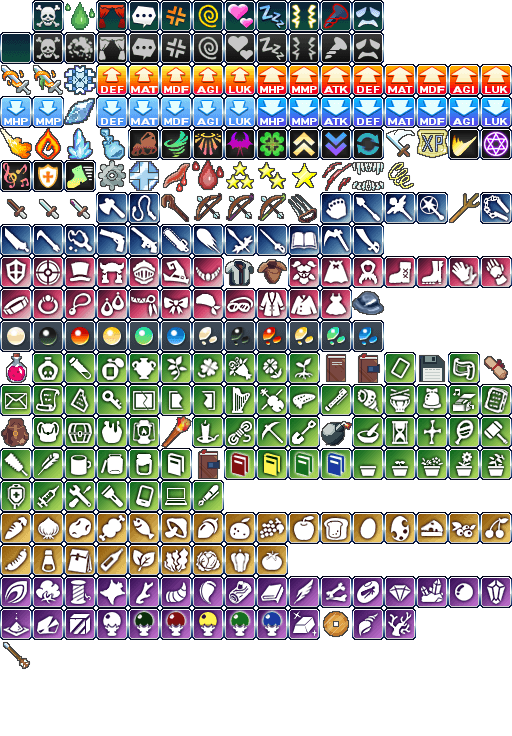
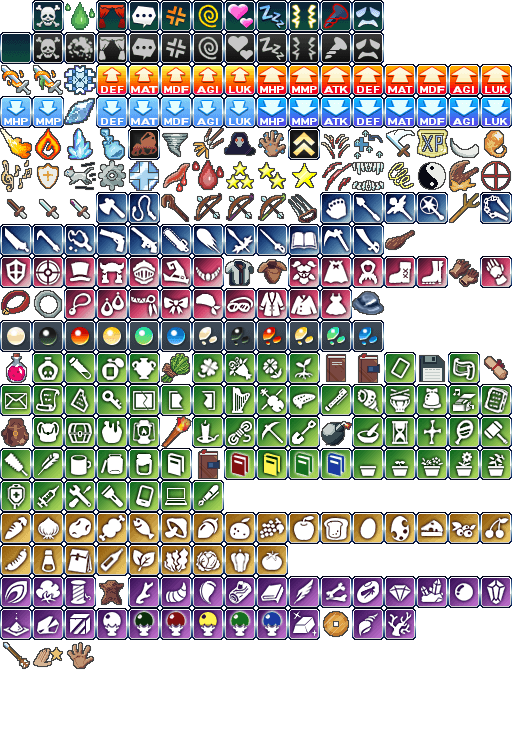
Layers edited between the first and the second 512x736 image:
added layer "First Aid" above "Leather Armour" over (x1=162, y1=354, x2=189, y2=382)
added layer "Yin Yang" above "Skill Tree" over (x1=419, y1=163, x2=445, y2=189)
added layer "Skill Tree" above "Taunt" over (x1=34, y1=648, x2=62, y2=666)
added layer "Taunt" above "Sweep" over (x1=38, y1=164, x2=58, y2=188)
added layer "Sweep" above "Pelt" over (x1=451, y1=139, x2=478, y2=157)
added layer "Pelt" above "Gloves" over (x1=100, y1=581, x2=123, y2=604)
added layer "Gloves" above "Banh's Blast" over (x1=450, y1=260, x2=478, y2=286)
added layer "Banh's Blast" above "Ring" over (x1=485, y1=131, x2=506, y2=157)
added layer "Ring" above "Collar" over (x1=35, y1=291, x2=61, y2=317)
added layer "Collar" above "Mana Drain" over (x1=2, y1=291, x2=29, y2=314)
added layer "Mana Drain" above "Layer 55" over (x1=355, y1=131, x2=382, y2=158)
added layer "Club" above "Bonk" over (x1=386, y1=231, x2=414, y2=249)
added layer "Bonk" above "Weakpoint Attack" over (x1=450, y1=161, x2=478, y2=191)
added layer "Weakpoint Attack" above "Nimble" over (x1=482, y1=162, x2=510, y2=190)
added layer "Nimble" above "Feisty" over (x1=65, y1=163, x2=95, y2=189)
added layer "Feisty" above "Shadows" over (x1=322, y1=135, x2=349, y2=158)
added layer "Shadows" above "Hand" over (x1=225, y1=133, x2=255, y2=155)
added layer "Hand" above "Call Sai" over (x1=68, y1=643, x2=93, y2=668)
added layer "Call Sai" above "Cat Spin" over (x1=259, y1=131, x2=285, y2=156)
added layer "Cat Spin" above "Volley Fire" over (x1=163, y1=134, x2=187, y2=156)
added layer "Volley Fire" above "Music" over (x1=194, y1=128, x2=223, y2=158)
added layer "Music" above "Old" over (x1=2, y1=161, x2=31, y2=191)
painted on "Layer 1" over (x1=0, y1=128, x2=512, y2=608)
